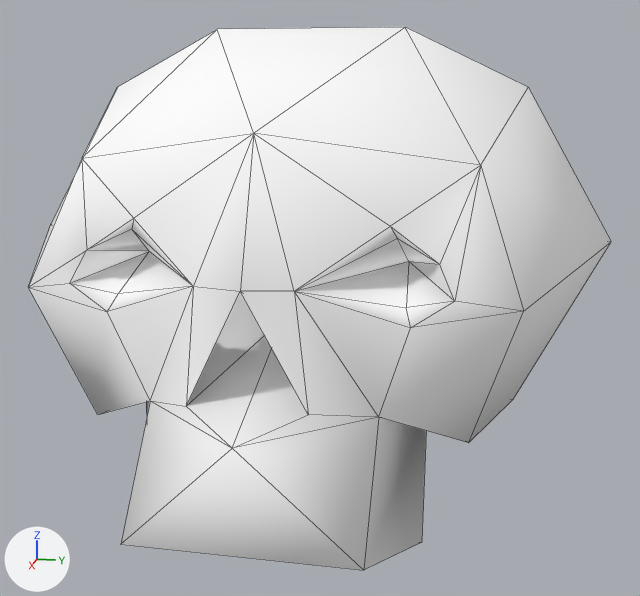
Before and after pictures for a commit that changed the Blender file content/GameLegends/Models/src/Skull.blend.
The view is the same before and after, from a 50 mm camera at (4.28, 0.89, 1.03) aimed at (0.12, 0.05, -0.01). Lighting does not change. The marker at lower left points along +X, +Y and +Z. Mesh edges are drawn as thin lines.
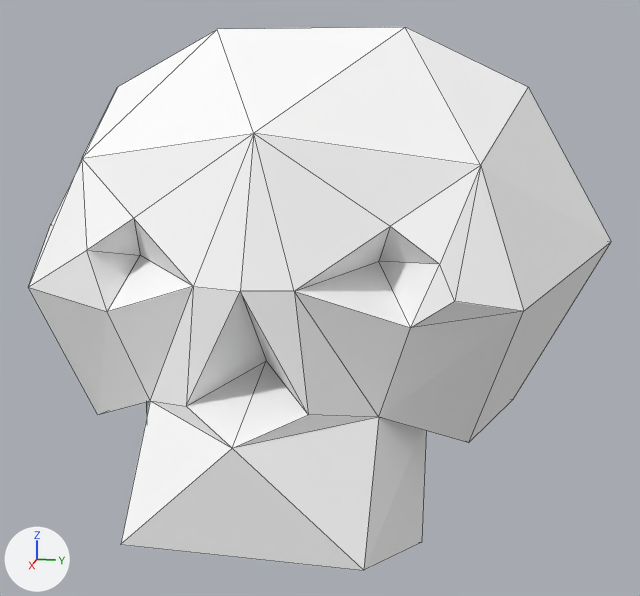
Pixel boxes (x1, y1, x2, y2) of what changed, in the pictures (640 x 596 px):
part 1 of me_cube_001, cut back
    both: (29, 218, 455, 448)
part 2 of me_cube_001, shading changed
    both: (29, 27, 611, 570)

The edits, one by one:
me_cube_001 is used by ob_cube; location (0.0, 0.0, 0.0).
me_cube_001 had 59 vertices, 90 faces and spanned x -1.27..1.44, y -1.42..1.42, z -0.92..1.27.
me_cube_001 now has 51 vertices, 76 faces and spans x -1.27..1.44, y -1.42..1.42, z -0.92..1.27.
Part 1, on me_cube_001:
10 vertices are removed from x -0.52..1.12, y -0.75..0.57, z -0.45..0.89.
29 faces are deleted.
1 vertex moves from x 0.65, y 0.0, z 0.03 to x 0.95, y 0.0, z -0.07.
2 vertices are added at (0.89, -0.55, 0.33), (0.87, 0.44, 0.34).
15 new faces join them.
me_cube_001 part 2: 61 kept faces spanning x -1.27..1.44, y -1.42..1.42, z -0.92..1.27 are now shaded flat.
